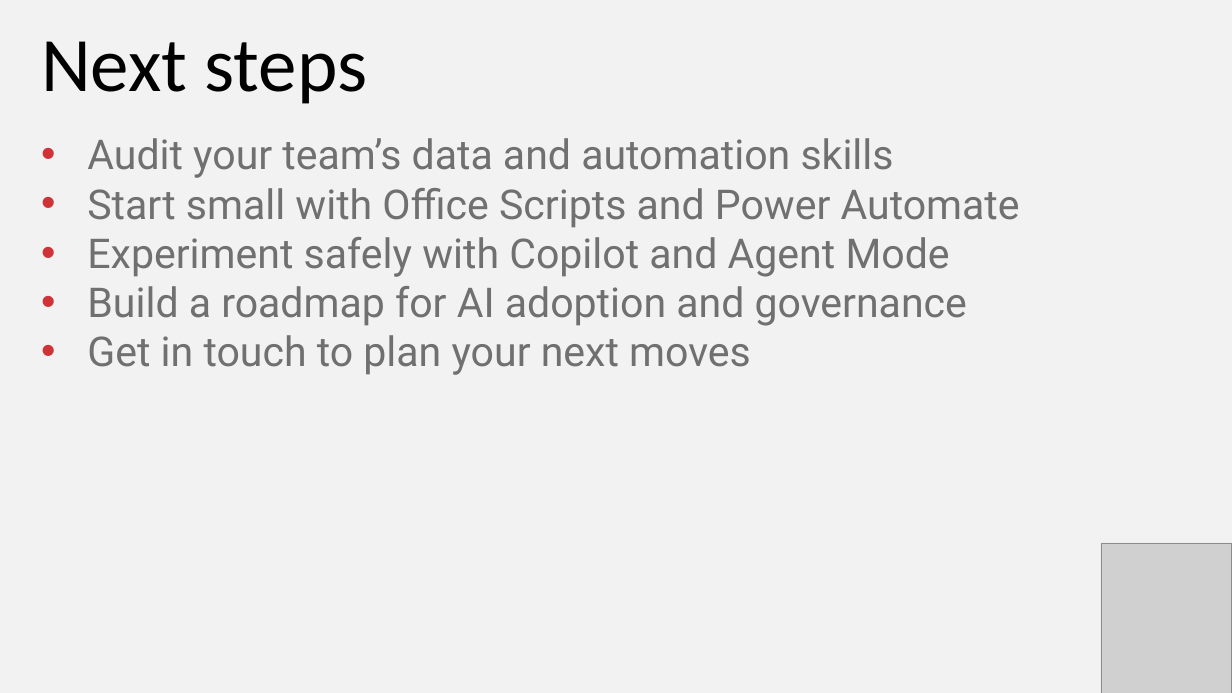
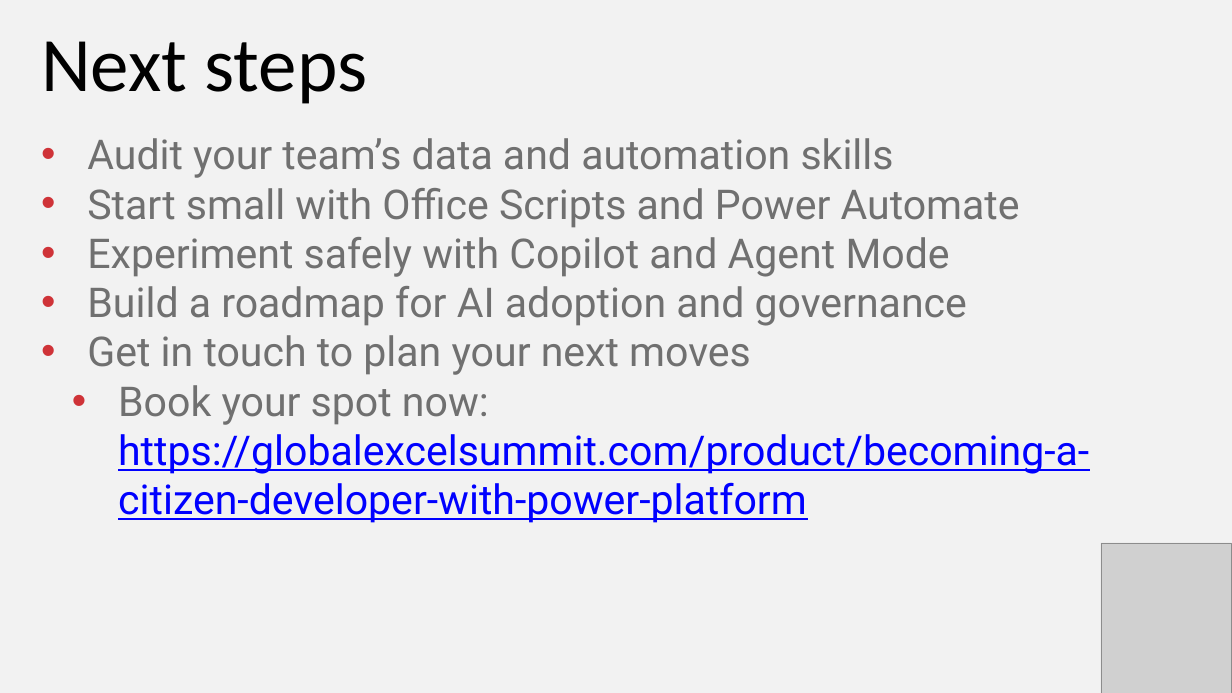
Before and after one commit to stringfestdata/gxls-first-excel-agent, a slide deck: slide 16 of first-excel-agent.pptx. Drawn at 1232x693 pixels with LibreOffice and Linux fonts; fonts in the diff are those of the drawing; grey boxes stand for pictures. Boxes give left, top, right and bottom in pixels: in the first picture for what was removed or moved away, otherwise in the second. Text is boxed around its words. In the diff, an @@ line names an element or a change of style, - is before the commit and + after.

```diff
--- a/first-excel-agent.pptx
+++ b/first-excel-agent.pptx
@@ text at bbox=[118, 385, 1089, 523]: paragraph added @@
+  • Book your spot now: https://globalexcelsummit.com/product/becoming-a-citizen-developer-with-power-platform
```
